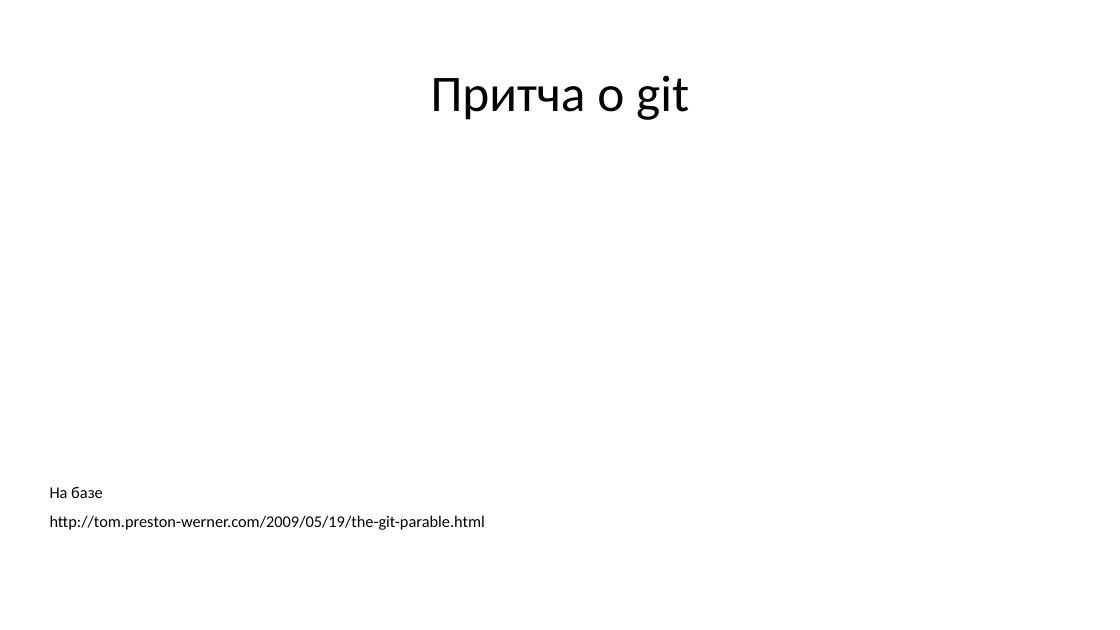
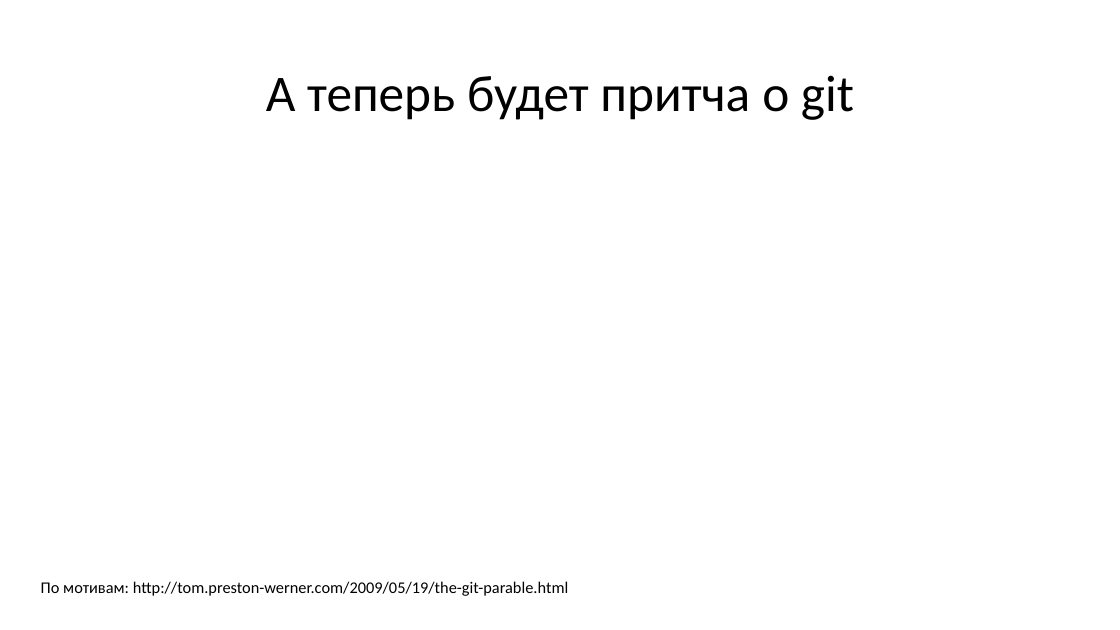
Before and after one commit to dzmitry-varabei/front-end-course, a slide deck: slide 6 of git-commit-code-review/Presentation1.pptx (slide 9 before the commit). Drawn at 1120x630 pixels with LibreOffice and Linux fonts; fonts in the diff are those of the drawing. Boxes give left, top, right and bottom in pixels: in the first picture for what was removed or moved away, otherwise in the second. Text is boxed around its words. In the diff, an @@ line names an element or a change of style, - is before the commit and + after.

```diff
--- a/git-commit-code-review/Presentation1.pptx
+++ b/git-commit-code-review/Presentation1.pptx
@@ title at bbox=[266, 75, 854, 120]: text changed @@
-Притча o git
+А теперь будет притча o git
@@ text at bbox=[41, 581, 568, 596]: text changed @@
-На базе
-http://tom.preston-werner.com/2009/05/19/the-git-parable.html
+По мотивам: http://tom.preston-werner.com/2009/05/19/the-git-parable.html
```
Also in this commit, not shown: 3 other slides changed, 9 slides added, 2 slides removed, 1 other file.
